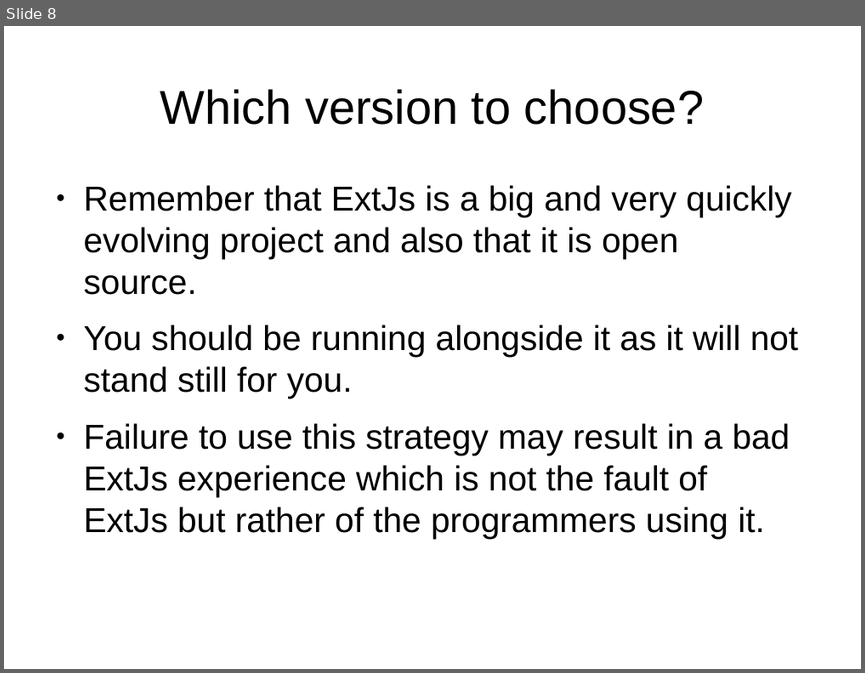
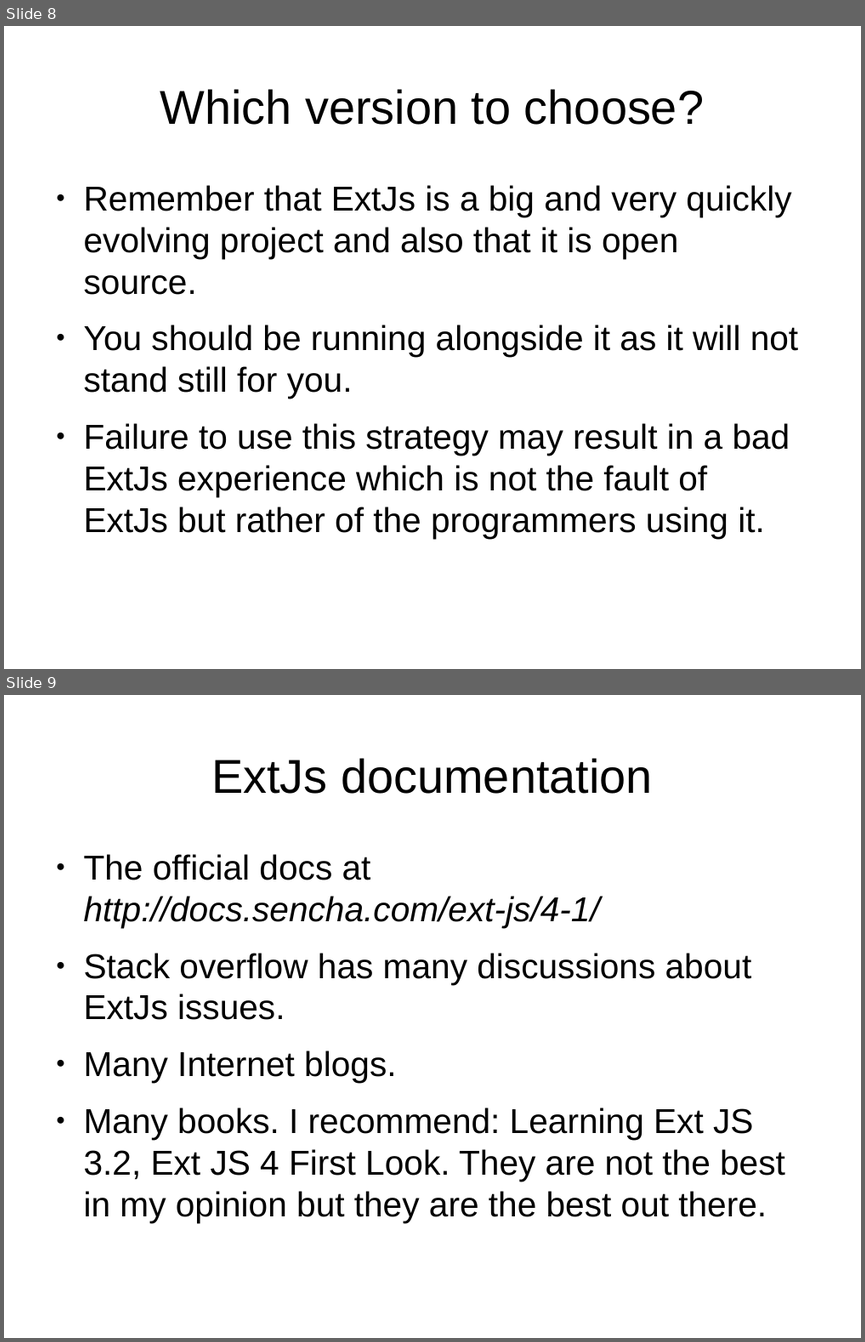
Before and after one commit to veltzer/demos, a slide deck: javascript/extjs/doc/extjs.odp. Shown one above the other, each under a label of ours: slide 8 before the commit, slides 8 and 9 after it. The pictures are 865x673 and 865x1342 pixels, drawn with LibreOffice and Linux fonts; fonts in the diff are those of the drawing. Boxes give left, top, right and bottom in pixels: in the first picture for what was removed or moved away, otherwise in the second. Text is boxed around its words. In the diff, an @@ line names an element or a change of style, - is before the commit and + after.

```diff
--- a/javascript/extjs/doc/extjs.odp
+++ b/javascript/extjs/doc/extjs.odp
@@ slide 9 added at bbox=[4, 695, 861, 1338], background #FFFFFF @@
@@ title added at bbox=[211, 758, 652, 794], 44 pt, text #000000 @@
+ExtJs documentation
@@ text added at bbox=[84, 854, 785, 1222], 32 pt, text #000000 @@
+● The official docs at http://docs.sencha.com/ext-js/4-1/
+● Stack overflow has many discussions about ExtJs issues.
+● Many Internet blogs.
+● Many books. I recommend: Learning Ext JS 3.2, Ext JS 4 First Look. They are not the best in my opinion but they are the best out there.
```
Also in this commit, not shown: 2 slides changed, 2 other files.
